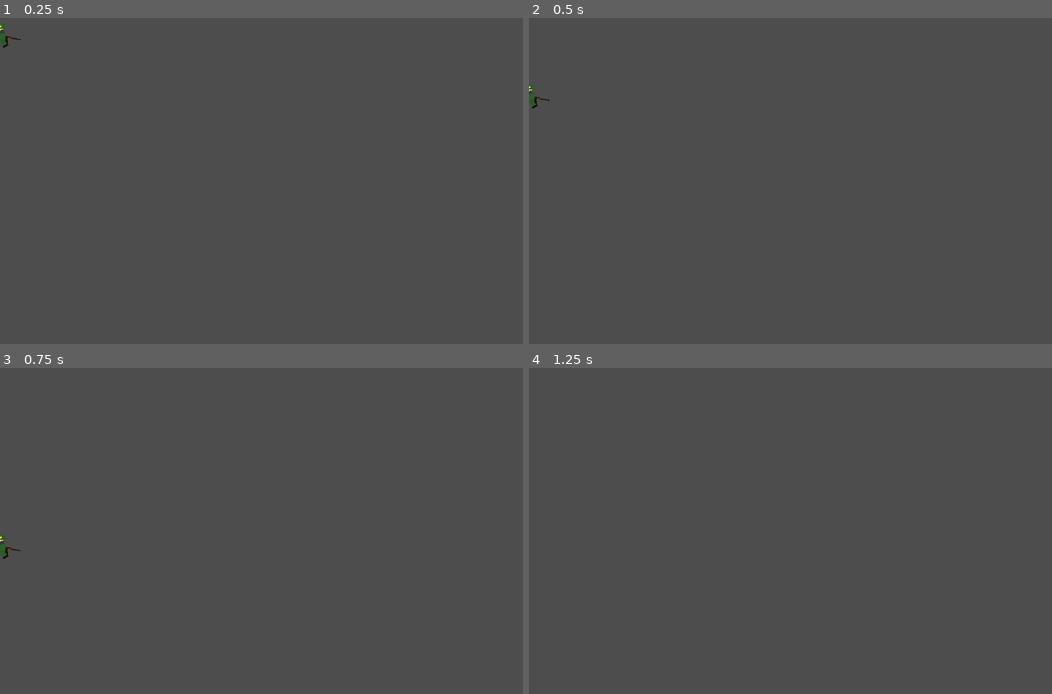
Above: before the commit, frames 1-4 (two rows, left to right).
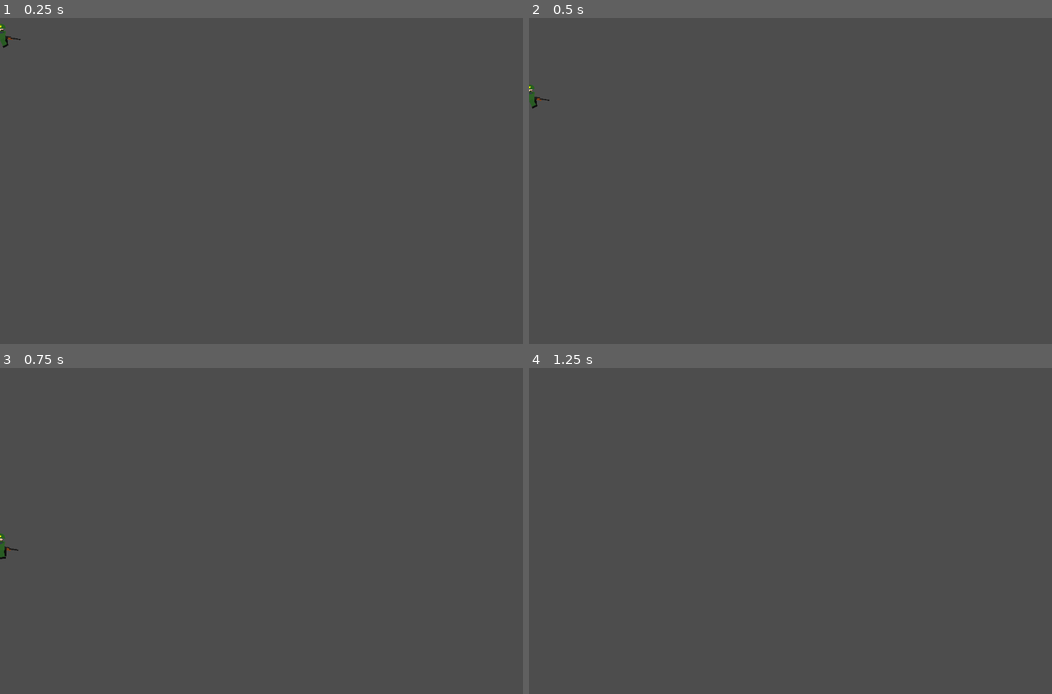
Above: after the commit, the same moments.

Repository: dangkhoa31204/alien-shooter
Game: Godot game, scene res://scenes/contra_player.tscn
The game is run twice, just before and just after one commit, with the same random seed, the same clock (stepped at 60 frames per second) and the same inputs. This scene is started directly instead of the project's main scene.
Inputs:
- Up to frame 1 (0.25 s): no input
- Up to frame 2 (0.5 s): no input
- Up to frame 3 (0.75 s): tap Enter (ui_accept) at 0.5 s; hold L (special_weapon_right) from 0.53 s (still down); tap F (melee, bound only after the commit) at 0.6 s
- Up to frame 4 (1.25 s): keep holding L (special_weapon_right); tap Enter (ui_accept) at 0.77 s

Frames 1-2 are identical in both runs. In frame 3, less than 0.1% of the frame differs, in the area x 0-4%, y 50-59%; in frame 4, nothing differs.

Commit message:
thêm cận chiến và fix dame cận chiến

Diff:
--- a/scripts/contra_player.gd
+++ b/scripts/contra_player.gd
@@ -17,7 +17,7 @@
 var is_reloading: bool = false
 var reload_timer: float = 0.0
 const MAX_AMMO: int = 30
-const RELOAD_TIME: float = 5.0
+const RELOAD_TIME: float = 2.5
 
 var is_god_mode: bool = false
 var is_infinite_ammo: bool = false
@@ -33,6 +33,16 @@
 # Anti-tank Weapon (RPG/B40)
 var rpg_cooldown: float = 0.0
 const RPG_MAX_COOLDOWN: float = 10.0
+
+# Melee attack
+var melee_cooldown: float = 0.0
+const MELEE_COOLDOWN_MAX: float = 0.6
+const MELEE_DAMAGE: int = 2
+const MELEE_RANGE: float = 60.0
+var is_meleeing: bool = false
+var _melee_anim_timer: float = 0.0
+const MELEE_ANIM_DUR: float = 0.4
+var _melee_flash: ColorRect
 var _is_firing_rpg: bool = false
 var _rpg_timer: float = 0.0
 var _heavy_weapon_node: Node2D
@@ -64,6 +74,12 @@
 	add_to_group("player")
 	_setup_complex_visuals()
 	_sync_hp()
+	# Register melee input action for key F
+	if not InputMap.has_action("melee"):
+		var ev := InputEventKey.new()
+		ev.keycode = KEY_F
+		InputMap.add_action("melee")
+		InputMap.action_add_event("melee", ev)
 
 func _sync_hp() -> void:
 	var main = _get_main_scene()
@@ -93,6 +109,14 @@
 	sprite.add_child(_leg_r)
 	_body_node.add_child(_arm_front)
 	_heavy_weapon_node.visible = false
+
+	# MeleeFlash — orange rectangle that flashes at the fist on punch impact
+	_melee_flash = ColorRect.new()
+	_melee_flash.size     = Vector2(50, 28)
+	_melee_flash.position = Vector2(14, -24)  # offset from body; mirrored by sprite.scale.x
+	_melee_flash.color    = Color(1.0, 0.6, 0.1, 0.0)
+	_melee_flash.z_index  = 2
+	_body_node.add_child(_melee_flash)
 
 	_setup_rpg_visuals()
 
@@ -235,6 +259,21 @@
 		rpg_cooldown -= delta
 		_sync_hp()
 
+	if melee_cooldown > 0:
+		melee_cooldown -= delta
+
+	if is_meleeing:
+		_melee_anim_timer += delta
+		if _melee_anim_timer >= MELEE_ANIM_DUR:
+			is_meleeing = false
+			_melee_anim_timer = 0.0
+			# Reset nodes modified during melee animation
+			_body_node.position.x  = 0.0
+			_arm_front.position.x  = 0.0
+			_arm_front.rotation    = 0.5
+			sprite.scale.x         = sprite.scale.x  # preserve facing
+			_melee_flash.color.a   = 0.0
+
 	if is_reloading:
 		reload_timer -= delta
 		if reload_timer <= 0:
@@ -253,6 +292,9 @@
 
 	if Input.is_key_pressed(KEY_A) and rpg_cooldown <= 0 and not is_rolling and not _is_firing_rpg:
 		_fire_rpg()
+
+	if Input.is_action_just_pressed("melee") and melee_cooldown <= 0 and not is_dead:
+		_melee_attack()
 
 	if is_on_floor() and abs(velocity.x) > 10 and int(_walk_time * 2.0) % 5 == 0:
 		_spawn_dust()
@@ -361,6 +403,58 @@
 	gun_point.global_position = _muzzle_flash.global_position + aim_direction * 5
 
 func _animate(delta: float) -> void:
+	# ── Melee punch animation (keyframe-driven, overrides normal anim) ────────
+	if is_meleeing:
+		var t := _melee_anim_timer
+		var facing := sprite.scale.x
+		# Keyframe lerp helpers
+		# Phase 0–0.08: wind-up
+		# Phase 0.08–0.18: lunge forward
+		# Phase 0.18–0.28: impact hold + flash
+		# Phase 0.28–0.40: return
+		var body_x   := 0.0
+		var arm_rot  := 0.5      # default grip rotation
+		var flash_a  := 0.0
+		var squash_y := 1.0
+
+		if t < 0.08:       # wind-up
+			var p := t / 0.08
+			body_x  = lerp(0.0,  -facing * 5.0, p)
+			arm_rot = lerp(0.5,  deg_to_rad(30.0), p)
+			squash_y = lerp(1.0, 1.15, p)
+		elif t < 0.18:     # lunge
+			var p := (t - 0.08) / 0.10
+			body_x  = lerp(-facing * 5.0, facing * 14.0, p)
+			arm_rot = lerp(deg_to_rad(30.0), deg_to_rad(-85.0), p)
+			squash_y = lerp(1.15, 0.88, p)
+			if p > 0.6: flash_a = (p - 0.6) / 0.4 * 0.75
+		elif t < 0.28:     # impact hold
+			var p := (t - 0.18) / 0.10
+			body_x  = lerp(facing * 14.0, facing * 6.0, p)
+			arm_rot = lerp(deg_to_rad(-85.0), deg_to_rad(-50.0), p)
+			squash_y = lerp(0.88, 1.05, p)
+			flash_a  = lerp(0.75, 0.0, p)
+		else:              # return
+			var p := (t - 0.28) / 0.12
+			body_x  = lerp(facing * 6.0, 0.0, p)
+			arm_rot = lerp(deg_to_rad(-50.0), 0.5, p)
+			squash_y = lerp(1.05, 1.0, p)
+
+		_body_node.position.x = body_x
+		_arm_front.rotation   = arm_rot
+		_arm_back.rotation    = -arm_rot * 0.4
+		_melee_flash.position = Vector2(facing * 14.0 + facing * 22.0, -20.0)
+		_melee_flash.color.a  = flash_a
+		# Squash-stretch on body
+		_body_node.scale.y    = squash_y
+		_body_node.scale.x    = 2.0 - squash_y  # compensate width
+		_leg_l.rotation = 0.1; _leg_r.rotation = -0.1
+		sprite.rotation = 0.0
+		return  # Skip normal animation while meleeing
+	# Reset melee-only scale overrides when not meleeing
+	_body_node.scale = Vector2.ONE
+	_melee_flash.color.a = 0.0
+
 	if is_rolling:
 		sprite.rotation += delta * 25.0 * sprite.scale.x
 		_body_node.position.y = 12
@@ -449,6 +543,16 @@
 	b.add_to_group("player_bullet")
 	_muzzle_flash.color.a = 1.0; _muzzle_flash_timer = 0.05; _recoil_offset = 6.0
 
+	# Point-blank fix: nếu enemy nằm trong vùng spawn đạn (~50px),
+	# Godot sẽ không fire body_entered → gây sát thương trực tiếp.
+	var facing := sprite.scale.x
+	for enemy in get_tree().get_nodes_in_group("enemy"):
+		if not is_instance_valid(enemy): continue
+		var diff: Vector2 = (enemy as Node2D).global_position - gun_point.global_position
+		if diff.length() <= 50.0 and sign(diff.x) == facing:
+			if enemy.has_method("take_damage"):
+				enemy.take_damage(1)
+
 func _spawn_dust() -> void:
 	var main = _get_main_scene()
 	if not main: return
@@ -486,6 +590,48 @@
 		curr = curr.get_parent()
 	return null
 
+func _melee_attack() -> void:
+	melee_cooldown = MELEE_COOLDOWN_MAX
+	is_meleeing       = true
+	_melee_anim_timer = 0.0
+	var facing := sprite.scale.x
+
+	# Damage is applied at the impact frame (t ≈ 0.18)
+	# Schedule it via a short timer so it aligns with the animation
+	var hit_timer := get_tree().create_timer(0.18)
+	hit_timer.timeout.connect(func():
+		if not is_instance_valid(self): return
+		var hit_any := false
+		for enemy in get_tree().get_nodes_in_group("enemy"):
+			if not is_instance_valid(enemy): continue
+			var diff: Vector2 = enemy.global_position - global_position
+			if diff.length() <= MELEE_RANGE and sign(diff.x) == facing:
+				if enemy.has_method("take_damage"):
+					# Xe tăng (tank group) chỉ nhận MELEE_DAMAGE bình thường
+					# Tất cả enemy khác: 1 đấm chết
+					var dmg := MELEE_DAMAGE if enemy.is_in_group("tank") else 999
+					enemy.take_damage(dmg)
+					hit_any = true
+		if hit_any:
+			# Spawn spark
+			var spark := ColorRect.new()
+			spark.size = Vector2(10, 10)
+			spark.color = Color(1.0, 0.85, 0.2)
+			spark.global_position = global_position + Vector2(facing * 44.0, -22.0)
+			var main2 := _get_main_scene()
+			if main2 and main2.has_node("World"):
+				main2.get_node("World").add_child(spark)
+			else:
+				get_parent().add_child(spark)
+			var sp_tw := spark.create_tween()
+			sp_tw.tween_property(spark, "modulate:a", 0.0, 0.28)
+			sp_tw.finished.connect(spark.queue_free)
+			# Screen shake via main scene
+			var main3 := _get_main_scene()
+			if main3 and main3.has_method("screen_shake"):
+				main3.screen_shake(3.5, 0.14)
+	)
+
 func take_damage(amount: int) -> void:
 	if is_god_mode: return
 	hp -= amount
